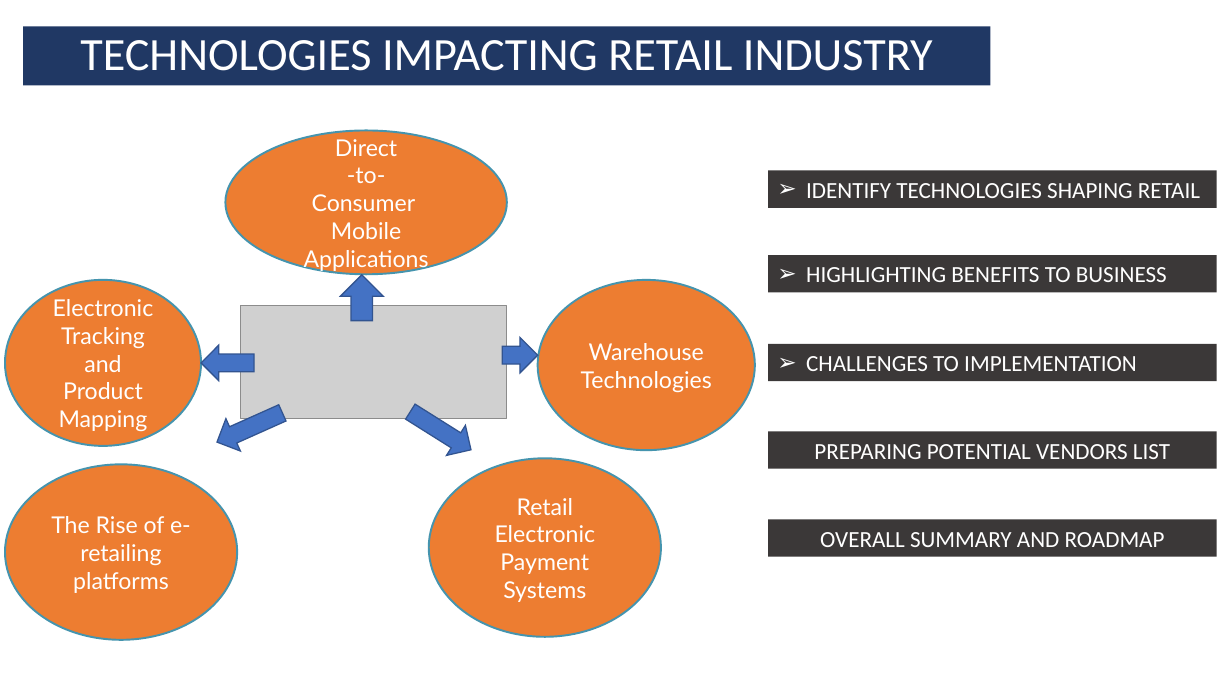
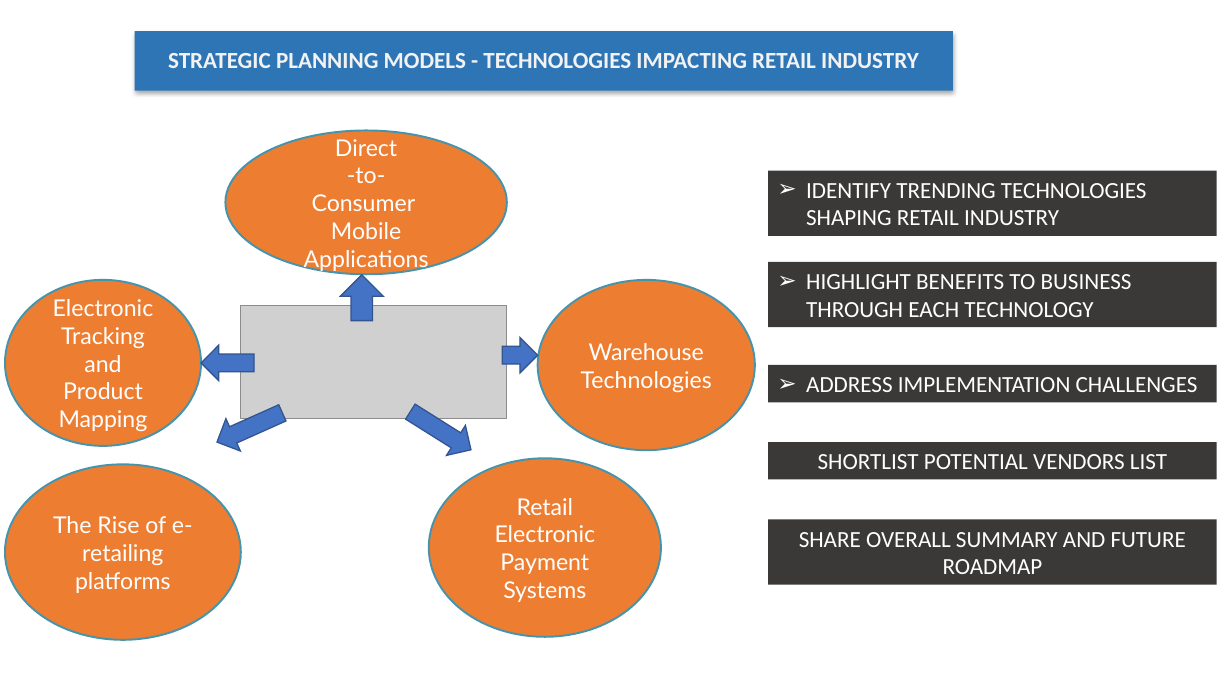
Before and after one commit to vipulyadav6/vipulyadav6.github.io, a slide deck: slide 5 of img/General_PPT.pptx. Drawn at 1232x693 pixels with LibreOffice and Linux fonts; fonts in the diff are those of the drawing; grey boxes stand for pictures. Boxes give left, top, right and bottom in pixels: in the first picture for what was removed or moved away, otherwise in the second. Text is boxed around its words. In the diff, an @@ line names an element or a change of style, - is before the commit and + after.

```diff
--- a/img/General_PPT.pptx
+++ b/img/General_PPT.pptx
@@ title "STRATEGIC PLANNING MODELS - TECHNOLOGIES ...": place and size @@
-title "STRATEGIC PLANNING MODELS - TECHNOLOGIES ..." at (23, 27, 991, 86)
+title "STRATEGIC PLANNING MODELS - TECHNOLOGIES ..." at (135, 31, 954, 91)
@@ title "STRATEGIC PLANNING MODELS - TECHNOLOGIES ..." at (135, 31, 954, 91): vertical alignment top to middle; fill #203864 to #2E75B6; shadow on @@
@@ title at (168, 53, 919, 68): text changed; size 36 to 18 pt; text colour #FFFFFF to #F2F2F2; bold on @@
-TECHNOLOGIES IMPACTING RETAIL INDUSTRY
+STRATEGIC PLANNING MODELS - TECHNOLOGIES IMPACTING RETAIL INDUSTRY
@@ rectangle "IDENTIFY TRENDING TECHNOLOGIES SHAPING RETAIL ...": place and size @@
-rectangle "IDENTIFY TRENDING TECHNOLOGIES SHAPING RETAIL ..." at (768, 171, 1216, 208)
+rectangle "IDENTIFY TRENDING TECHNOLOGIES SHAPING RETAIL ..." at (768, 171, 1216, 237)
@@ text in rectangle at (806, 183, 1147, 225): text changed @@
-➢ IDENTIFY TECHNOLOGIES SHAPING RETAIL
+➢ IDENTIFY TRENDING TECHNOLOGIES SHAPING RETAIL INDUSTRY
@@ rectangle "HIGHLIGHT BENEFITS TO BUSINESS THROUGH ...": place and size @@
-rectangle "HIGHLIGHT BENEFITS TO BUSINESS THROUGH ..." at (768, 255, 1216, 292)
+rectangle "HIGHLIGHT BENEFITS TO BUSINESS THROUGH ..." at (768, 262, 1216, 327)
@@ text in rectangle at (806, 274, 1132, 317): text changed @@
-➢ HIGHLIGHTING BENEFITS TO BUSINESS
+➢ HIGHLIGHT BENEFITS TO BUSINESS THROUGH EACH TECHNOLOGY
@@ rectangle "ADDRESS IMPLEMENTATION CHALLENGES": place and size @@
-rectangle "ADDRESS IMPLEMENTATION CHALLENGES" at (768, 344, 1216, 381)
+rectangle "ADDRESS IMPLEMENTATION CHALLENGES" at (768, 365, 1216, 402)
@@ text in rectangle at (806, 377, 1198, 392): text changed @@
-➢ CHALLENGES TO IMPLEMENTATION
+➢ ADDRESS IMPLEMENTATION CHALLENGES
@@ rectangle "SHORTLIST POTENTIAL VENDORS LIST": place and size @@
-rectangle "SHORTLIST POTENTIAL VENDORS LIST" at (768, 432, 1216, 469)
+rectangle "SHORTLIST POTENTIAL VENDORS LIST" at (768, 443, 1216, 480)
@@ text in rectangle at (818, 454, 1167, 469): text changed @@
-PREPARING POTENTIAL VENDORS LIST
+SHORTLIST POTENTIAL VENDORS LIST
@@ rectangle "SHARE OVERALL SUMMARY AND FUTURE ...": place and size @@
-rectangle "SHARE OVERALL SUMMARY AND FUTURE ..." at (768, 519, 1216, 556)
+rectangle "SHARE OVERALL SUMMARY AND FUTURE ..." at (768, 519, 1216, 585)
@@ text in rectangle at (799, 532, 1186, 574): text changed @@
-OVERALL SUMMARY AND ROADMAP
+SHARE OVERALL SUMMARY AND FUTURE ROADMAP
```
Also in this commit, not shown: 2 other slides changed, 3 other files.
